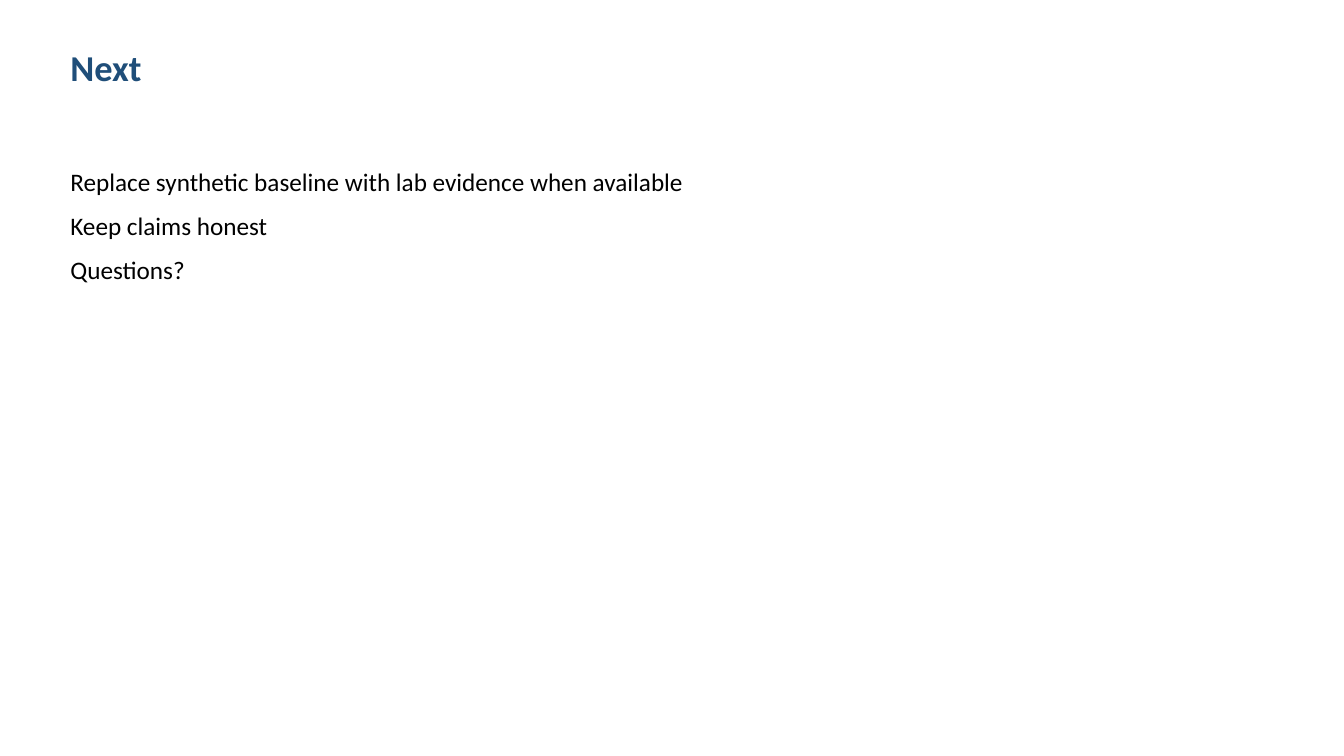
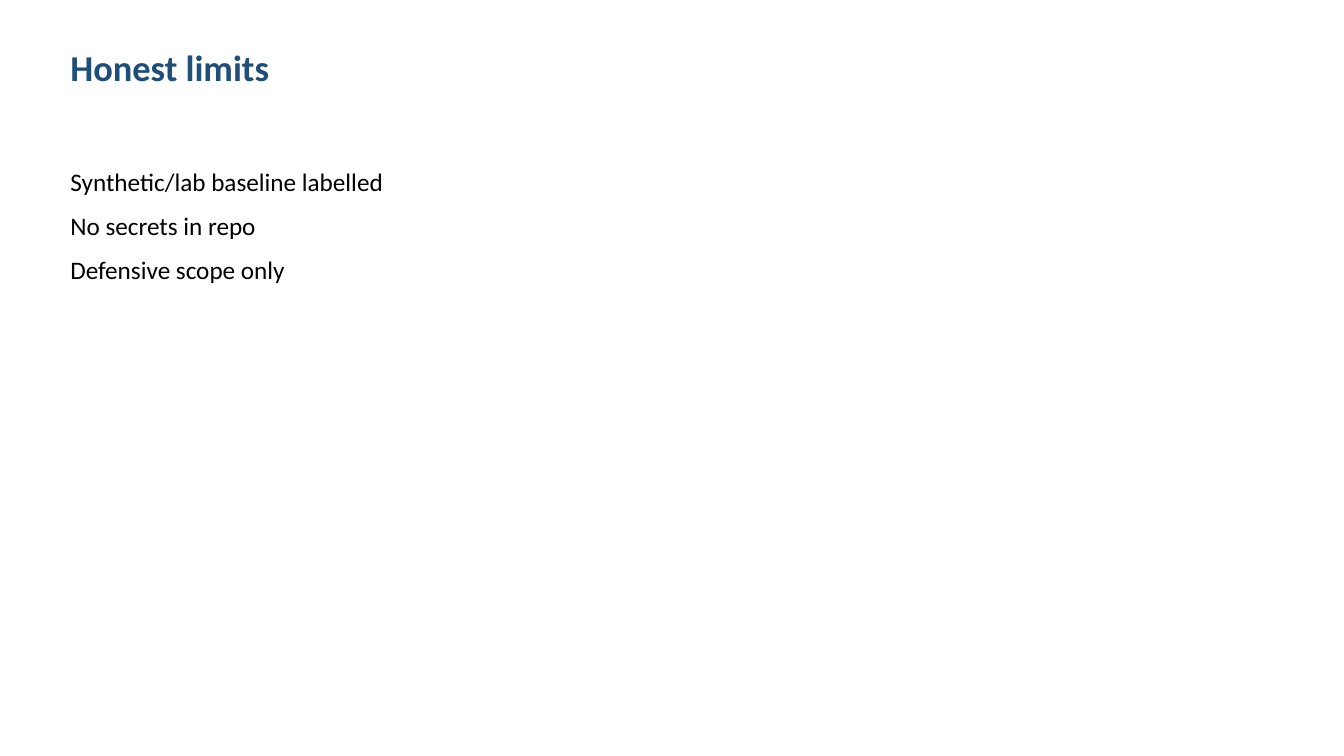
Before and after one commit to shohrabniaz/ai-email-threat-detection, a slide deck: slide 4 of Final_Submission/02_Presentation.pptx. Drawn at 1344x756 pixels with LibreOffice and Linux fonts; fonts in the diff are those of the drawing. Boxes give left, top, right and bottom in pixels: in the first picture for what was removed or moved away, otherwise in the second. Text is boxed around its words. In the diff, an @@ line names an element or a change of style, - is before the commit and + after.

```diff
--- a/Final_Submission/02_Presentation.pptx
+++ b/Final_Submission/02_Presentation.pptx
@@ text at box(70, 55, 269, 82): text changed @@
-Next
+Honest limits
@@ text at box(70, 173, 383, 283): text changed @@
-Replace synthetic baseline with lab evidence when available
-Keep claims honest
-Questions?
+Synthetic/lab baseline labelled
+No secrets in repo
+Defensive scope only
```
Also in this commit, not shown: 3 other slides changed, 12 other files.
